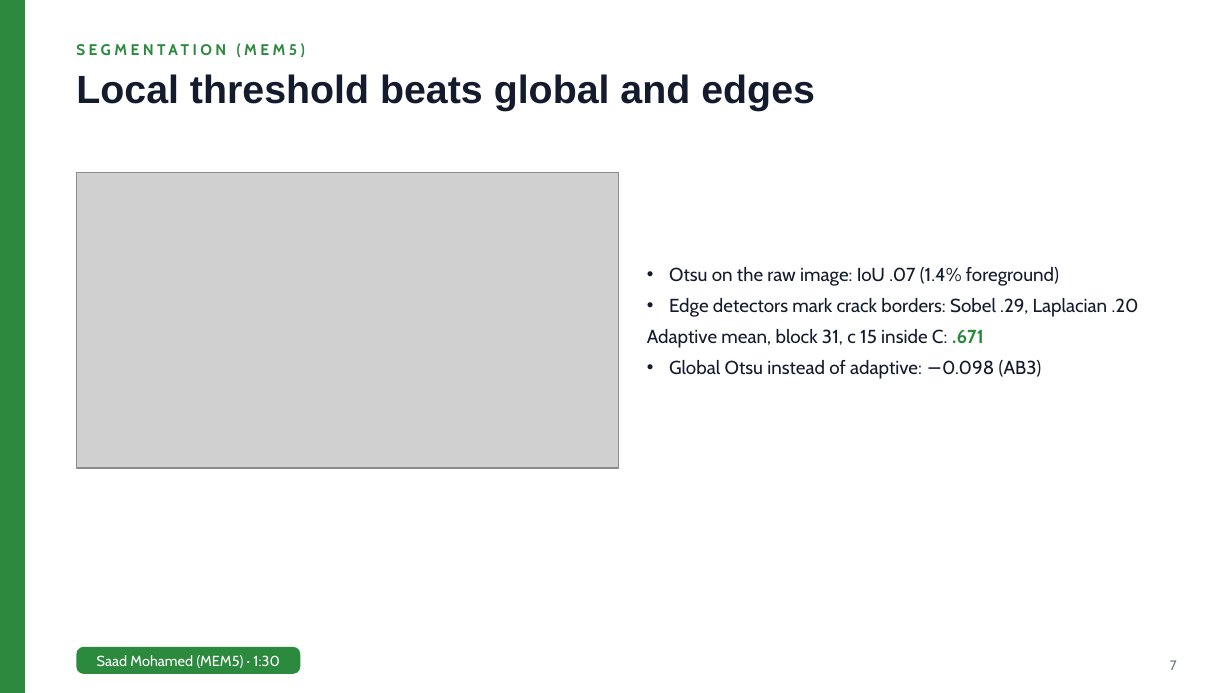
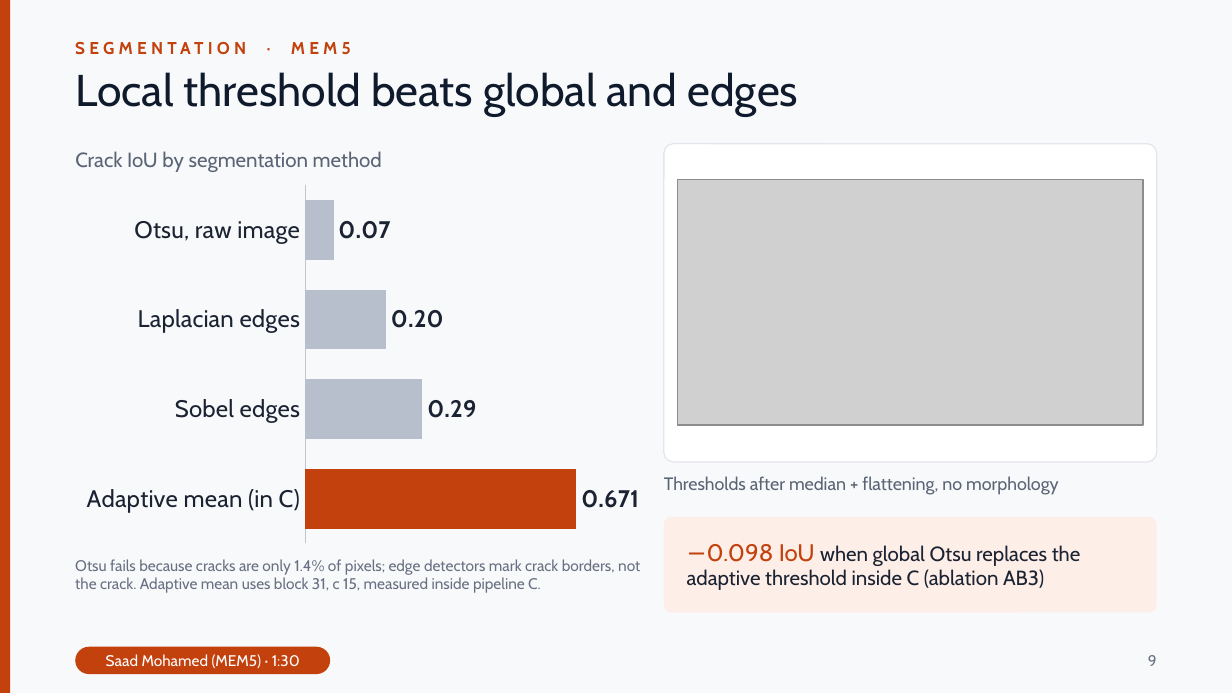
Before and after one commit to marwan19-saber/cse281-crack-segmentation, a slide deck: slide 9 of report/presentation.pptx (slide 7 before the commit). Drawn at 1232x693 pixels with LibreOffice and Linux fonts; fonts in the diff are those of the drawing; grey boxes stand for pictures. Boxes give left, top, right and bottom in pixels: in the first picture for what was removed or moved away, otherwise in the second. Text is boxed around its words. In the diff, an @@ line names an element or a change of style, - is before the commit and + after.

```diff
--- a/report/presentation.pptx
+++ b/report/presentation.pptx
@@ background #FFFFFF to #F8F9FB @@
@@ rectangle: place and size @@
-rectangle at bbox=[0, 0, 25, 692]
+rectangle at bbox=[0, 0, 10, 692]
@@ rectangle at bbox=[0, 0, 10, 692]: fill #2B8A3E to #C2410C; outline #2B8A3E 1 pt to none @@
@@ text at bbox=[75, 41, 351, 55]: text changed; size 9 to 10 pt; text colour #2B8A3E to #C2410C @@
-SEGMENTATION (MEM5)
+SEGMENTATION · MEM5
@@ text "SEGMENTATION · MEM5" at bbox=[75, 41, 351, 55]: vertical alignment middle to top @@
@@ title "Local threshold beats global and ..." at bbox=[75, 72, 798, 116]: size 23 to 26 pt, font Arial to Cabin, text colour #131B2D to #0F1B2D, bold off @@
@@ rounded rectangle added at bbox=[664, 144, 1157, 462], fill #FFFFFF, outline #E3E6EC 0.75 pt @@
@@ text added at bbox=[75, 151, 382, 172], 12 pt, text #5B6475 @@
+Crack IoU by segmentation method
@@ bar chart added at bbox=[75, 177, 639, 551] @@
+categories: Adaptive mean (in C), Sobel edges, Laplacian edges, Otsu, raw image
+Series 1: 0.671, 0.29, 0.2, 0.07
@@ picture removed at bbox=[76, 172, 618, 468] @@
@@ picture added at bbox=[678, 180, 1143, 425] @@
@@ text removed at bbox=[647, 267, 1139, 379] @@
-• Otsu on the raw image: IoU .07 (1.4% foreground)
-• Edge detectors mark crack borders: Sobel .29, Laplacian .20
-• Adaptive mean, block 31, c 15 inside C: .671
-• Global Otsu instead of adaptive: −0.098 (AB3)
@@ text added at bbox=[664, 476, 1058, 495], 10.5 pt, text #5B6475 @@
+Thresholds after median + flattening, no morphology
@@ rounded rectangle added at bbox=[664, 516, 1157, 612], fill #FDEEE8, 12 pt, text #1B2333 @@
+−0.098 IoU when global Otsu replaces the adaptive threshold inside C (ablation AB3)
@@ text added at bbox=[75, 559, 640, 593], 9 pt, text #687082 @@
+Otsu fails because cracks are only 1.4% of pixels; edge detectors mark crack borders, not the crack. Adaptive mean uses block 31, c 15, measured inside pipeline C.
@@ rounded rectangle "Saad Mohamed (MEM5) · 1:30": place and size @@
-rounded rectangle "Saad Mohamed (MEM5) · 1:30" at bbox=[76, 647, 301, 674]
+rounded rectangle "Saad Mohamed (MEM5) · 1:30" at bbox=[75, 647, 330, 674]
@@ rounded rectangle "Saad Mohamed (MEM5) · 1:30" at bbox=[75, 647, 330, 674]: size 8.5 to 9 pt; fill #2B8A3E to #C2410C; proportions changed @@
@@ page number added at bbox=[1148, 655, 1157, 666], 9 pt, text #687082 @@
+9
@@ page number removed at bbox=[1170, 660, 1177, 670] @@
-7
```
Also in this commit, not shown: 12 other slides changed, 4 slides added.
